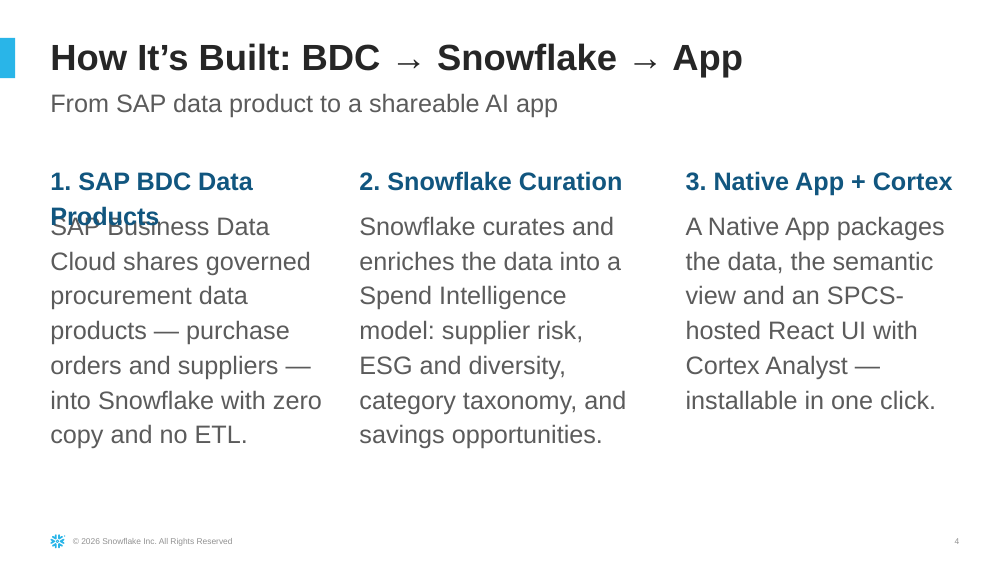
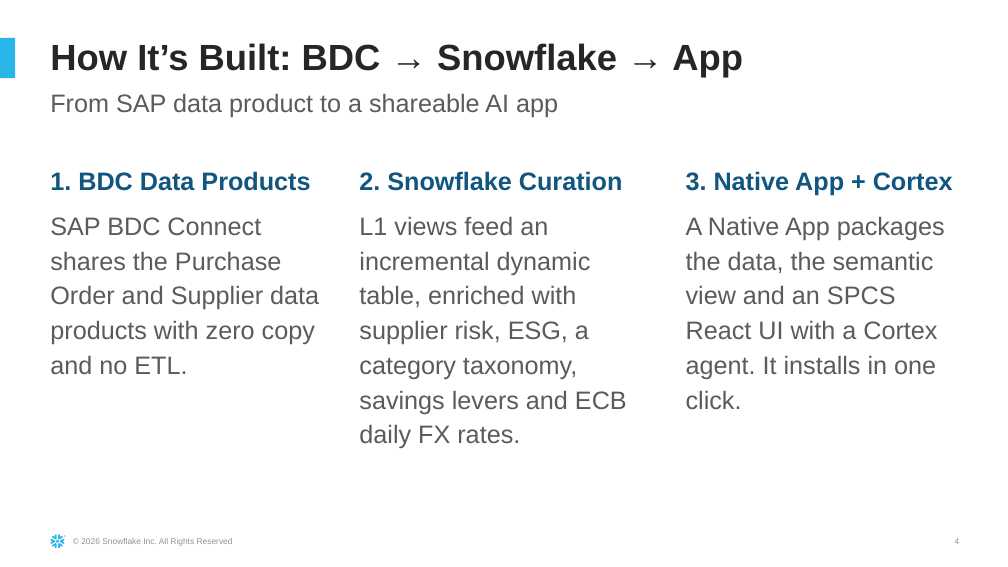
Before and after one commit to sfc-gh-dfreriks/sap-bdc-spend-360, a slide deck: slide 4 of docs/SAP_Spend_360_Demo_Guide.pptx. Drawn at 1008x567 pixels with LibreOffice and Linux fonts; fonts in the diff are those of the drawing. Boxes give left, top, right and bottom in pixels: in the first picture for what was removed or moved away, otherwise in the second. Text is boxed around its words. In the diff, an @@ line names an element or a change of style, - is before the commit and + after.

Commit message:
Rebuild the Spend 360 demo guide deck from a script
tools/build_demo_guide.py rewrites the July guide's text frames in place from
/tmp/spend_facts.json and adds three screenshot slides after Demo Act 1, the same
method as Working Capital 360. docs/SAP_Spend_360_Demo_Guide.pptx regenerated.

```diff
--- a/docs/SAP_Spend_360_Demo_Guide.pptx
+++ b/docs/SAP_Spend_360_Demo_Guide.pptx
@@ text at (x1=50, y1=171, x2=310, y2=191): text changed @@
-1. SAP BDC Data Products
+1. BDC Data Products
@@ text at (x1=50, y1=217, x2=319, y2=374): text changed @@
-SAP Business Data Cloud shares governed procurement data products — purchase orders and suppliers — into Snowflake with zero copy and no ETL.
+SAP BDC Connect shares the Purchase Order and Supplier data products with zero copy and no ETL.
@@ text at (x1=359, y1=216, x2=627, y2=448): text changed @@
-Snowflake curates and enriches the data into a Spend Intelligence model: supplier risk, ESG and diversity, category taxonomy, and savings opportunities.
+L1 views feed an incremental dynamic table, enriched with supplier risk, ESG, a category taxonomy, savings levers and ECB daily FX rates.
@@ text at (x1=686, y1=216, x2=945, y2=379): text changed @@
-A Native App packages the data, the semantic view and an SPCS-hosted React UI with Cortex Analyst — installable in one click.
+A Native App packages the data, the semantic view and an SPCS React UI with a Cortex agent. It installs in one click.
```
Also in this commit, not shown: 11 other slides changed, 3 slides added, 1 other file.
